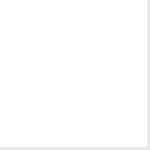
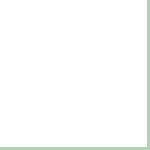
Layers edited between the first and the second 150x150 image:
added layer "Layer copy" (31%) above "Layer" over [left=0, top=0, right=150, bottom=150]
hid "Layer", masked it over [left=0, top=0, right=150, bottom=150]
